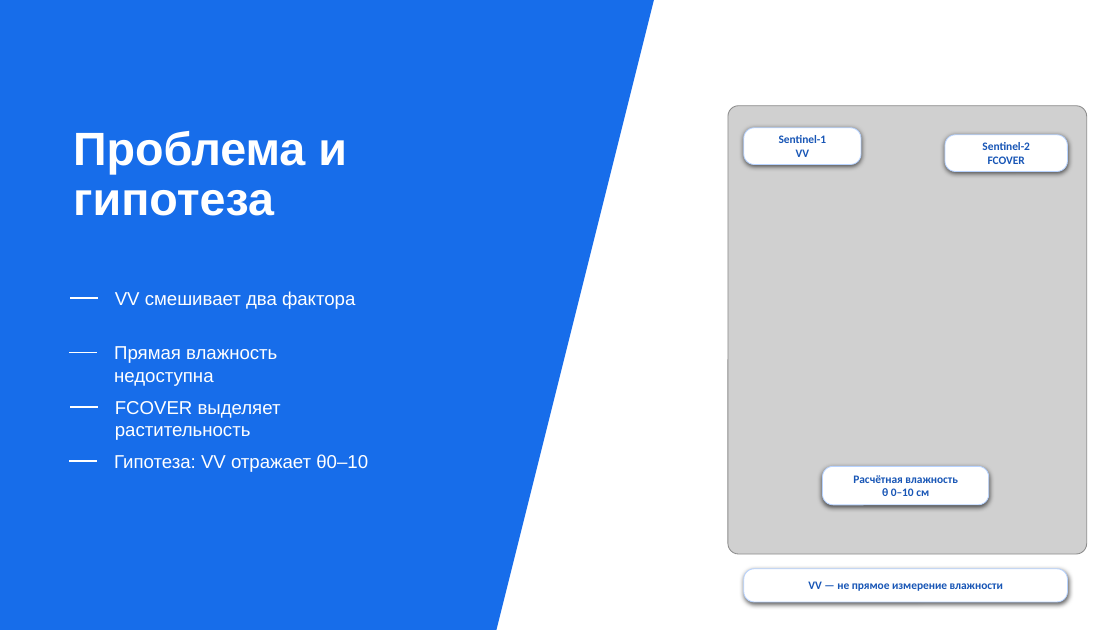
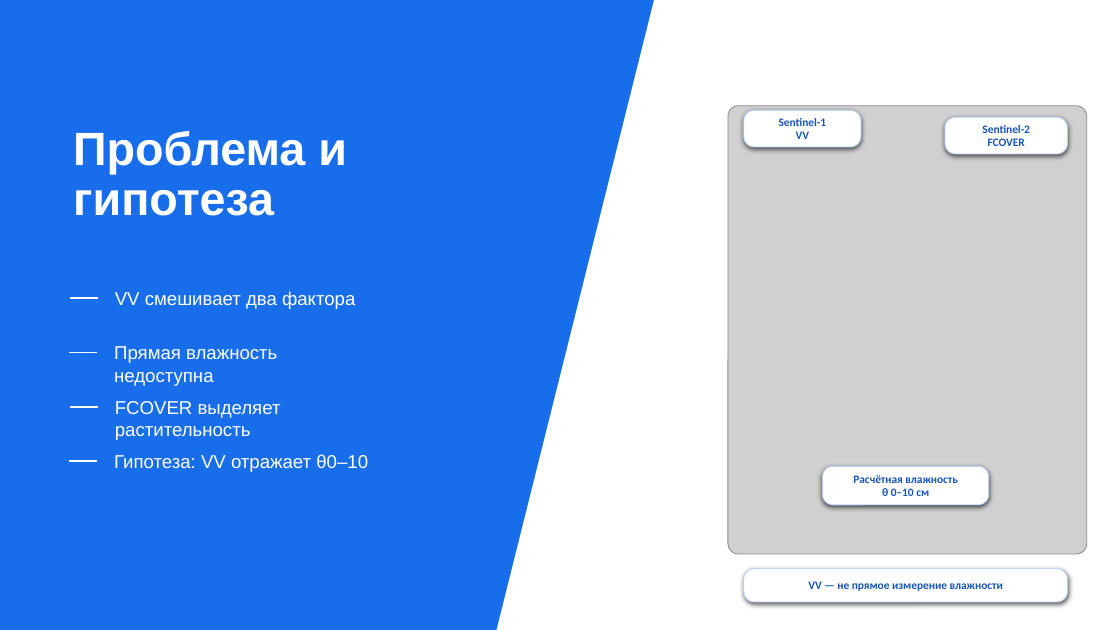
Before and after one commit to gregkorneev/water-regime-gis, a slide deck: slide 2 of output/pptx/Оценка_возможности_восстановления_влажности_почвы_презентация.pptx. Drawn at 1120x630 pixels with LibreOffice and Linux fonts; fonts in the diff are those of the drawing; grey boxes stand for pictures. Boxes give left, top, right and bottom in pixels: in the first picture for what was removed or moved away, otherwise in the second. Text is boxed around its words. In the diff, an @@ line names an element or a change of style, - is before the commit and + after.

Commit message:
Поднять подписи на иллюстрации гипотезы

```diff
--- a/output/pptx/Оценка_возможности_восстановления_влажности_почвы_презентация.pptx
+++ b/output/pptx/Оценка_возможности_восстановления_влажности_почвы_презентация.pptx
@@ rounded rectangle "Sentinel-1": place and size @@
-rounded rectangle "Sentinel-1" at (744,128,861,165)
+rounded rectangle "Sentinel-1" at (744,110,861,147)
@@ rounded rectangle "Sentinel-2": place and size @@
-rounded rectangle "Sentinel-2" at (945,134,1068,171)
+rounded rectangle "Sentinel-2" at (945,118,1068,155)
```
